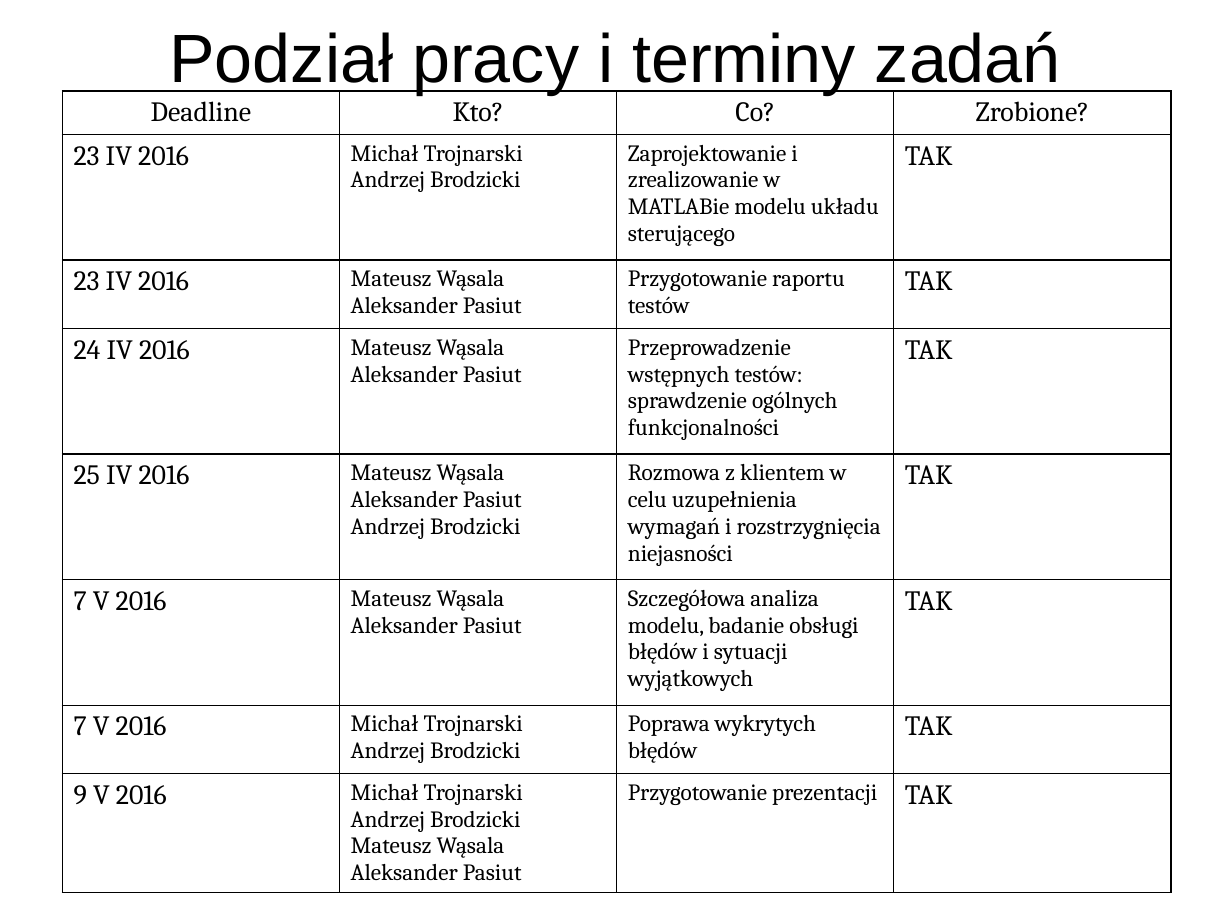
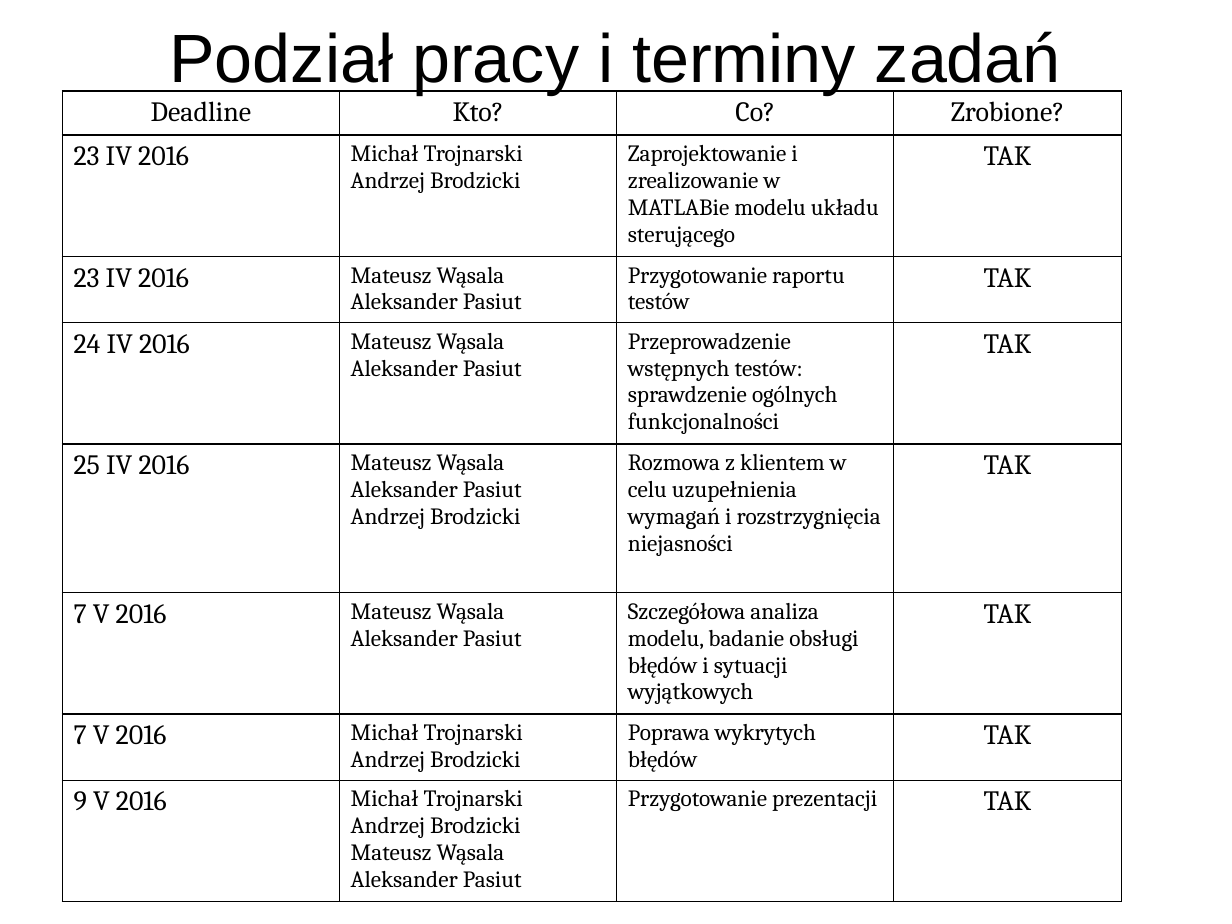
Before and after one commit to andrzejbro/APProject2_CarLights, a slide deck: slide 6 of car_lights.pptx. Drawn at 1232x924 pixels with LibreOffice and Linux fonts; fonts in the diff are those of the drawing; background and template pictures are left out. Boxes give left, top, right and bottom in pixels: in the first picture for what was removed or moved away, otherwise in the second. Text is boxed around its words. In the diff, an @@ line names an element or a change of style, - is before the commit and + after.

```diff
--- a/car_lights.pptx
+++ b/car_lights.pptx
@@ table at (63,91,1122,912) @@
@@ alignment left to centre @@
@@ table: place and size @@
-table at (63,91,1172,923)
+table at (63,91,1122,912)
```
Also in this commit, not shown: 1 other slide changed.
